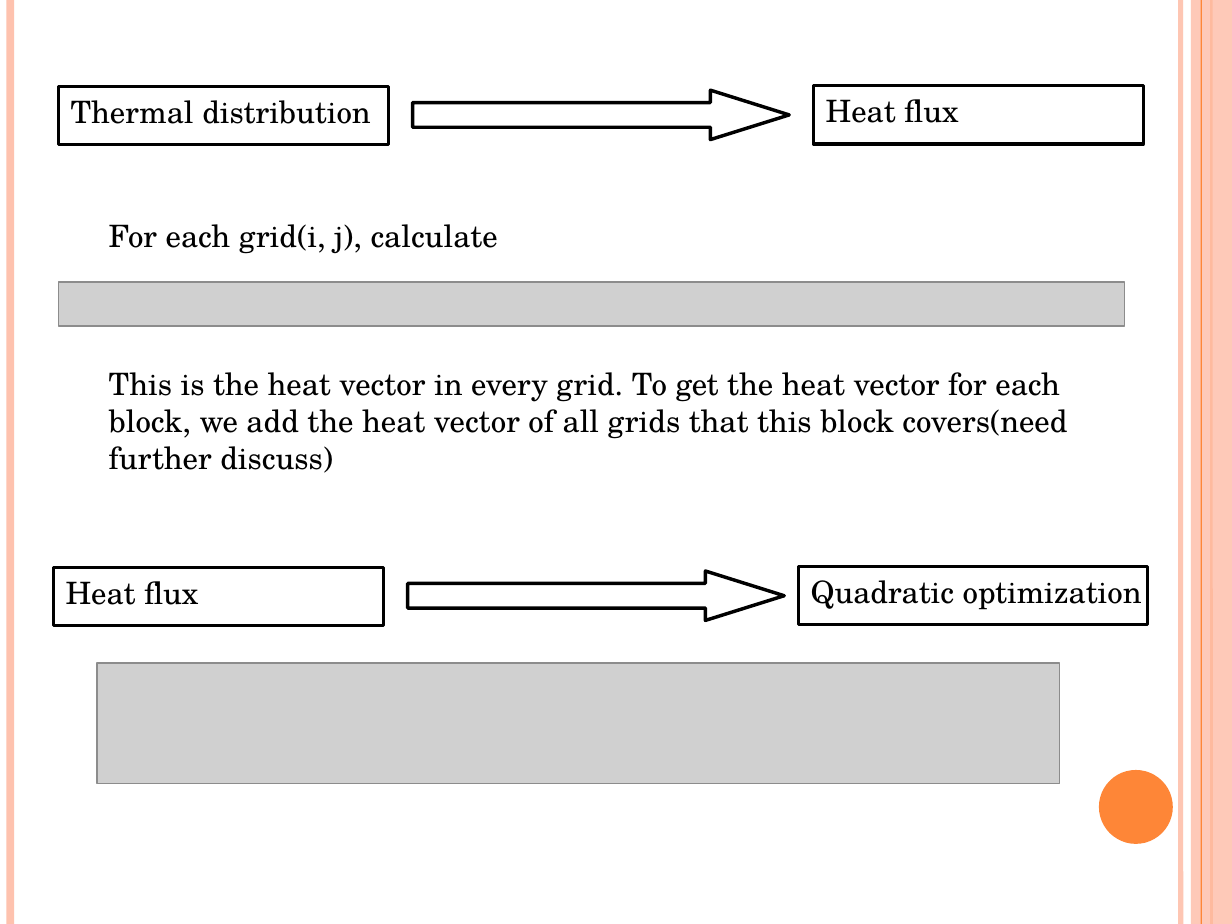
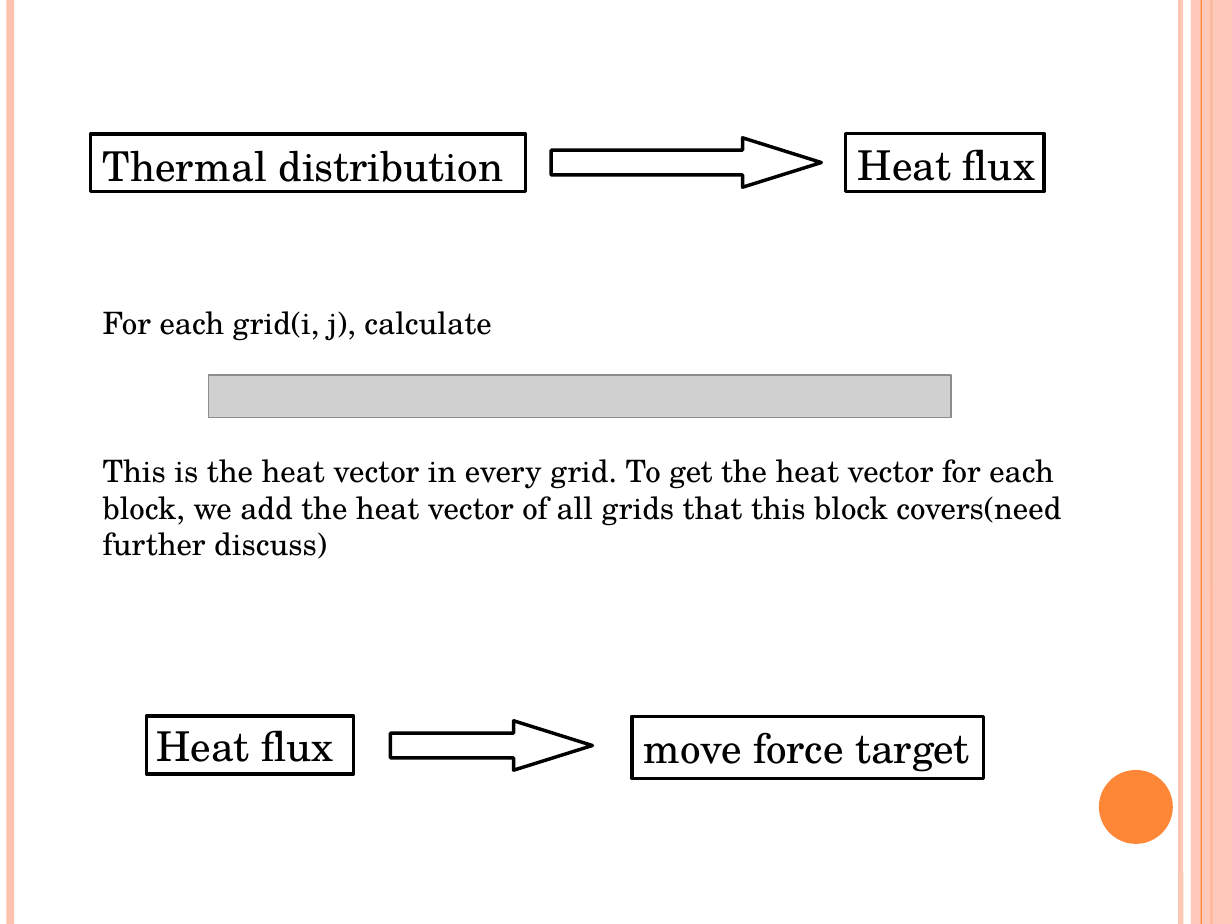
Before and after one commit to marcusgao94/TPL, a slide deck: slide 13 of TPL.pptx (slide 17 before the commit). Drawn at 1232x924 pixels with LibreOffice and Linux fonts; fonts in the diff are those of the drawing; grey boxes stand for pictures. Boxes give left, top, right and bottom in pixels: in the first picture for what was removed or moved away, otherwise in the second. Text is boxed around its words. In the diff, an @@ line names an element or a change of style, - is before the commit and + after.

```diff
--- a/TPL.pptx
+++ b/TPL.pptx
@@ text "Thermal distribution": place and size @@
-text "Thermal distribution" at (71, 100, 371, 124)
+text "Thermal distribution" at (103, 150, 503, 193)
@@ rectangle: place and size @@
-rectangle at (58, 86, 388, 144)
+rectangle at (91, 134, 526, 192)
@@ down arrow: place and size @@
-down arrow at (413, 90, 790, 139)
+down arrow at (551, 137, 821, 187)
@@ text "Heat flux": place and size @@
-text "Heat flux" at (826, 99, 958, 123)
+text "Heat flux" at (858, 149, 1035, 192)
@@ rectangle: place and size @@
-rectangle at (813, 86, 1143, 144)
+rectangle at (846, 133, 1045, 191)
@@ picture removed at (58, 282, 1124, 326) @@
@@ text "For each grid(i, j), calculate": place and size @@
-text "For each grid(i, j), calculate" at (109, 224, 1067, 473)
+text "For each grid(i, j), calculate" at (103, 311, 1061, 559)
@@ picture added at (208, 375, 951, 418) @@
@@ text removed at (811, 580, 1142, 610) @@
-Quadratic optimization
@@ picture removed at (97, 663, 1060, 784) @@
@@ size 18 to 24 pt in 3 elements at (858, 149, 1035, 192), (103, 150, 503, 193), (156, 730, 333, 773) @@
@@ text "Heat flux": place and size @@
-text "Heat flux" at (66, 581, 198, 605)
+text "Heat flux" at (156, 730, 333, 773)
@@ rectangle: place and size @@
-rectangle at (53, 568, 383, 626)
+rectangle at (147, 716, 354, 774)
@@ rectangle: place and size @@
-rectangle at (798, 567, 1147, 625)
+rectangle at (632, 716, 984, 777)
@@ down arrow: place and size @@
-down arrow at (408, 572, 785, 621)
+down arrow at (391, 721, 593, 770)
@@ text added at (644, 732, 970, 772), 24 pt, text #000000 @@
+move force target
```
Also in this commit, not shown: 4 other slides changed, 2 slides added, 4 slides removed.
